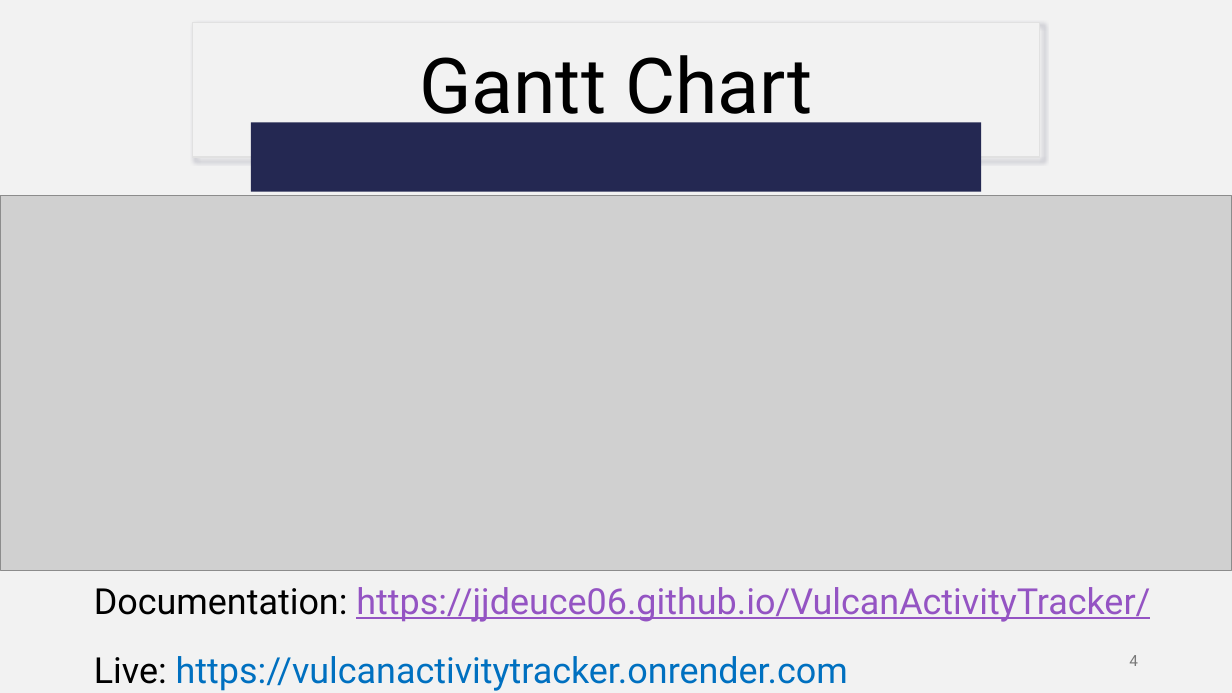
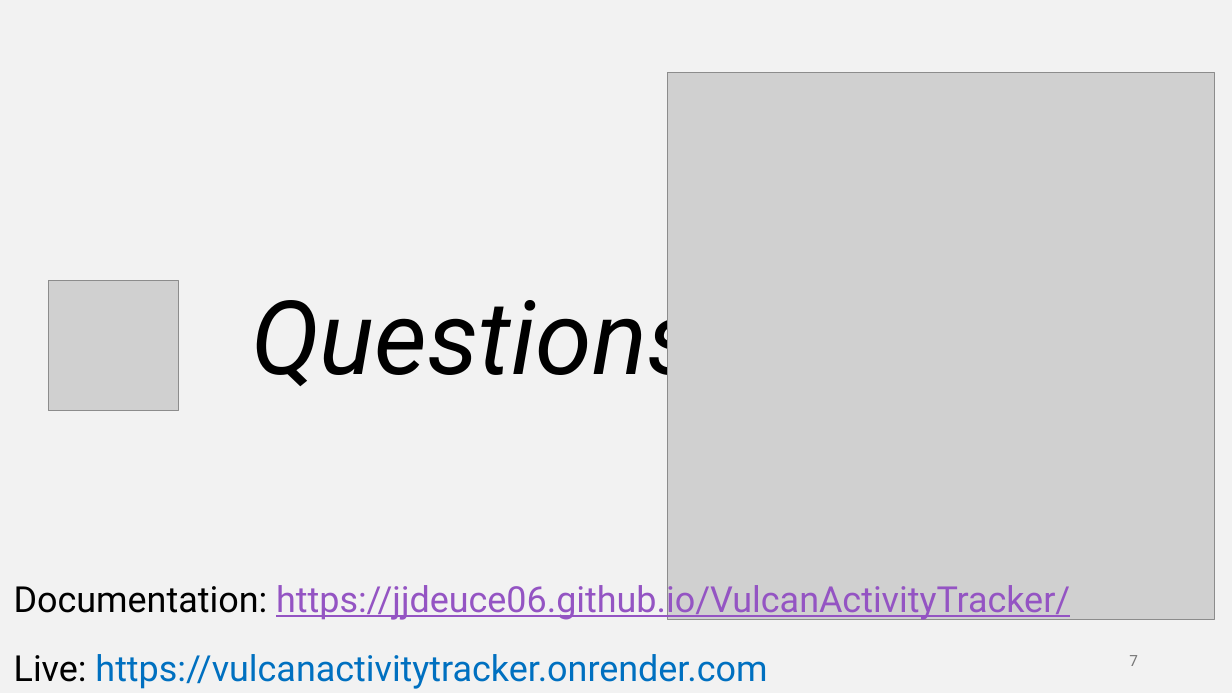
Before and after one commit to jjdeuce06/VulcanActivityTracker, a slide deck: slide 7 of Documentation/FinalPresentation/VulcanActivityTracker-Group2-Revised.pptx (slide 4 before the commit). Drawn at 1232x693 pixels with LibreOffice and Linux fonts; fonts in the diff are those of the drawing; grey boxes stand for pictures. Boxes give left, top, right and bottom in pixels: in the first picture for what was removed or moved away, otherwise in the second. Text is boxed around its words. In the diff, an @@ line names an element or a change of style, - is before the commit and + after.

Commit message:
slide changes

```diff
--- a/Documentation/FinalPresentation/VulcanActivityTracker-Group2-Revised.pptx
+++ b/Documentation/FinalPresentation/VulcanActivityTracker-Group2-Revised.pptx
@@ rectangle removed at [192,22,1040,157] @@
@@ title removed at [419,55,812,131] @@
-Gantt Chart
@@ picture added at [668,72,1215,619] @@
@@ rounded rectangle removed at [251,122,982,191] @@
@@ picture removed at [0,196,1232,570] @@
@@ picture added at [48,281,178,411] @@
@@ title added at [251,280,698,398], 80 pt, text #000000, italic @@
+Questions
@@ text "Documentation: https://jjdeuce06.github.io/VulcanActivityTra ..." rewrapped from [94,587,1150,691] to [14,579,1070,689] @@
@@ page number at [1129,655,1138,666]: text changed @@
-4
+7
```
Also in this commit, not shown: 1 other slide changed, 1 slide removed.
